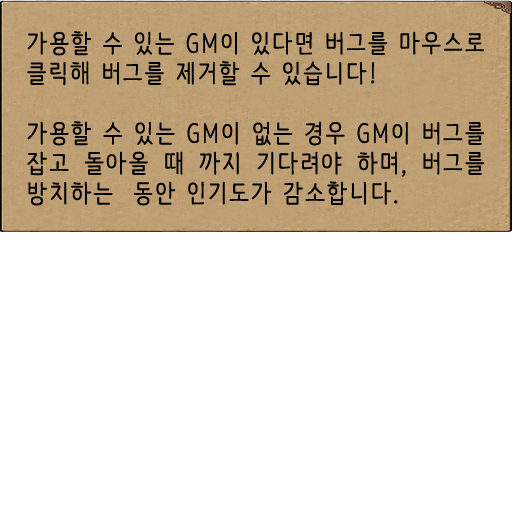
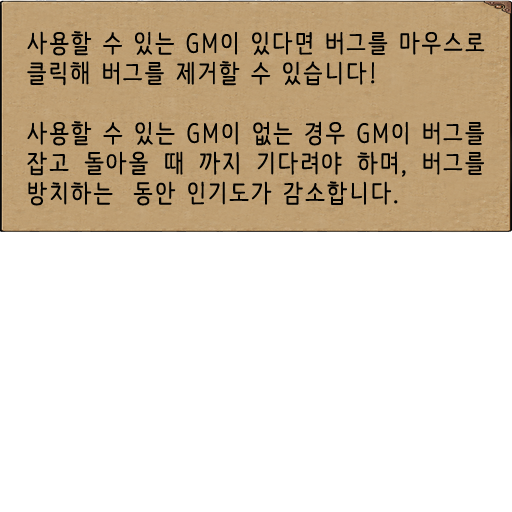
Revision of a layered 512 x 512 image; what changed, layer by layer:
renamed "가용할 수 있는 GM이 있다면 버그를 마우스로 클릭해 버그를 제거할 수 있습니다! 가용할 수 있는 GM이 없는" to "사용할 수 있는 GM이 있다면 버그를 마우스로 클릭해 버그를 제거할 수 있습니다! 사용할 수 있는 GM이 없는", painted on it over [27, 32, 39, 140]
